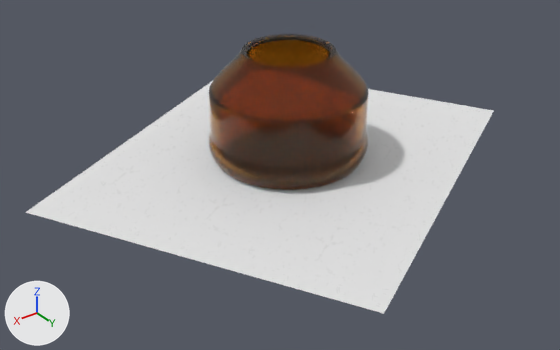
What one commit did to the Blender file GenerateTransparentVesselImages_Depth_Normal.blend.
One viewpoint serves both versions: a 50 mm camera at (202.0, 260.0, 171.0) aimed at (12.0, 10.0, -3.0). Every picture has the same lights, and +X, +Y and +Z are marked at lower left.

Objects in the first picture: 'Ground', 'Vessel'.
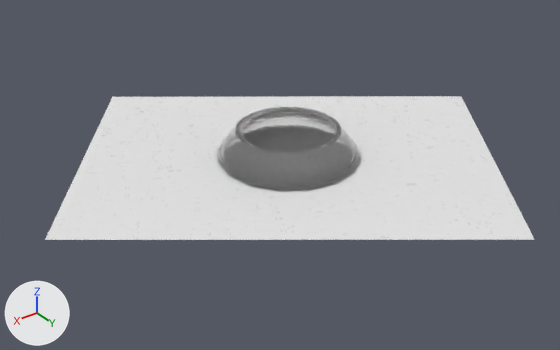
Pixel boxes (x1, y1, x2, y2) of what changed, in the pictures (560 x 350 px):
'Ground', surface changed, turned, rescaled: before (26, 81, 494, 313); after (45, 96, 535, 240)
'Vessel', recoloured, surface changed, reshaped, modifiers changed (10% narrower, 47% shorter): before (209, 34, 368, 190); after (217, 107, 360, 189)

Patch to the scene script:
```diff
--- a/GenerateTransparentVesselImages_Depth_Normal.blend.py
+++ b/GenerateTransparentVesselImages_Depth_Normal.blend.py
@@ mat_glass @@
 mat_glass = principled_material('Glass')
-mat_glass.base_color = (0.445, 0.159, 0.00774)  # brown #b26f15
+mat_glass.base_color = (1.0, 1.0, 1.0)  # white #ffffff
 mat_glass.metallic = 0.0000166
@@ mat_glass @@
 mat_glass.specular_ior_level = 0.0
-mat_glass.transmission_weight = 1.0
+mat_glass.transmission_weight = 0.946
@@ mat_pbrmaterial @@
 n0 = _N.new('ShaderNodeDisplacement'); n0.name = 'Displacement'
 n0.inputs[1].default_value = 1.0  # 'Midlevel'
-n0.inputs[2].default_value = 0.122  # 'Scale'
+n0.inputs[2].default_value = 0.593  # 'Scale'
 n1 = _N.new('ShaderNodeMapping'); n1.name = 'Mapping'
@@ me_vessel @@
 # used by ob_vessel; location = (0.0, 0.0, 0.0)
-me_vessel.from_pydata(...)  # 1749 vertices, 1717 faces; spans x -37.6..37.7, y -37.7..37.7, z 0.0..52.0
+me_vessel.from_pydata(...)  # 224 vertices, 209 faces; spans x -34.5..34.5, y -34.5..34.5, z 0.0..13.0
+# me_vessel part 1: 1749 vertices removed from x -37.6..37.7, y -37.7..37.7, z 0.0..52.0; 224 vertices added at x -34.5..34.5, y -34.5..34.5, z 0.0..13.0
 me_vessel.materials.append(mat_glass)
@@ ob_vessel @@
 _m = ob_vessel.modifiers.new('Subdivision', 'SUBSURF')
-_m.render_levels = 3
+_m.levels = 2
+_m.render_levels = 1
 _m = ob_vessel.modifiers.new('Solidify', 'SOLIDIFY')
-_m.thickness = 3.774
+_m.thickness = 3.45
@@ ob_ground @@
 ob_ground.location = (0.0, 0.0, -1.0)
-ob_ground.rotation_euler = (0.0, 0.0, 0.487)  # degrees (0, 0, 28)
-ob_ground.scale = (93.6, 78.8, 1.0)
+ob_ground.rotation_euler = (0.0, 0.0, 2.493)  # degrees (0, 0, 143)
+ob_ground.scale = (97.5, 71.7, 1.0)
```
